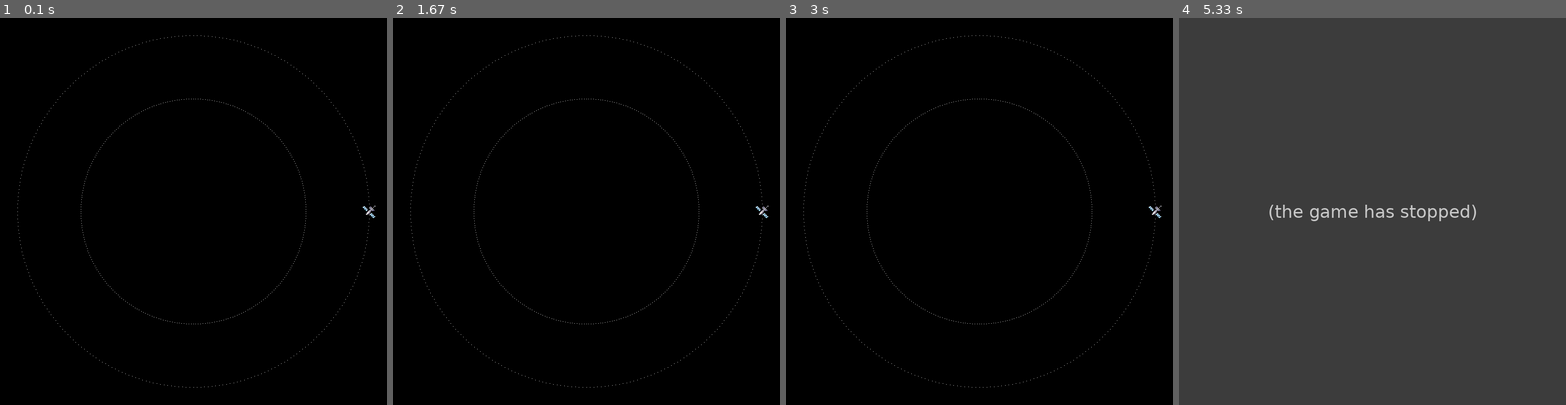
Above: before the commit, frames 1-4 (left to right).
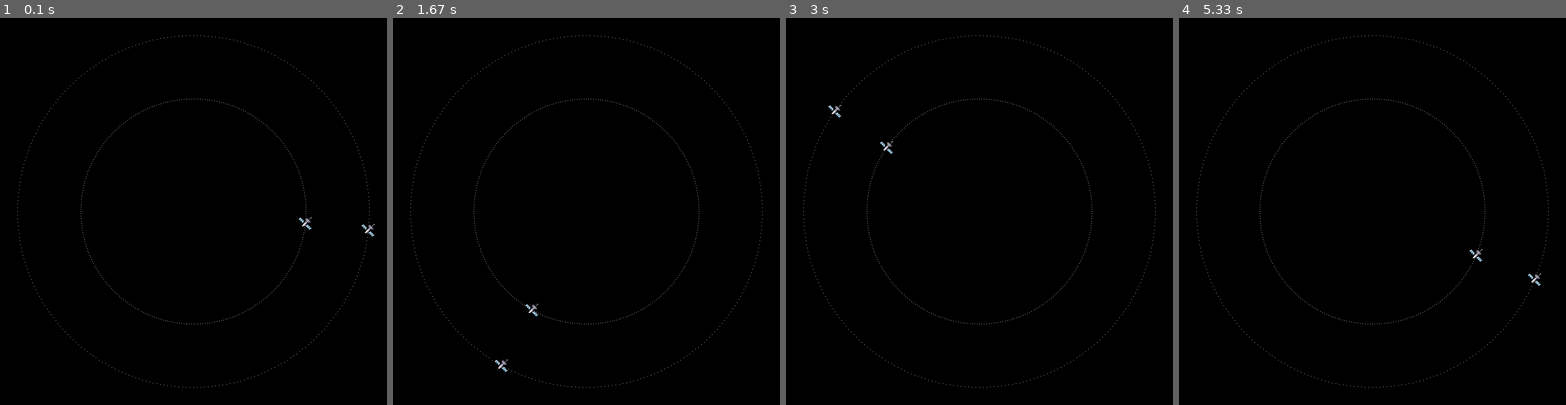
Above: after the commit, the same moments.

Repository: jpgtordilla/TransferOrbit
Game: pygame game, started from main.py
Same seed, same stepped clock (60 frames per second), same inputs: the game is played once before the commit and once after it.
Inputs:
- Up to frame 1 (0.1 s): no input
- Up to frame 2 (1.67 s): no input
- Up to frame 3 (3 s): no input
- Up to frame 4 (5.33 s): no input

The runs differ from the first frame. In frame 1, 0.1% of the frame differs, in the area x 77-97%, y 48-57%; in frame 2, 0.1%; in frame 3, 0.1%; in frame 4, 100%, in the area x 0-100%, y 0-100%.
Error before the commit: IndexError: list index out of range (satellite.py line 61); the game stopped at 5 s (later frames are placeholders)

Commit message:
working circular and elliptical orbit animations! But for parabolic and hyperbolic orbits, satellite flickers between points

Diff:
--- a/game_loop.py
+++ b/game_loop.py
@@ -73,17 +73,28 @@
         orbits = [circle, circle_small]
         self.graph_orbits(orbits, surface)
 
-        # satellite test
         sat = Satellite(circle, self.factor)
+        sat_small = Satellite(circle_small, self.factor)
 
         clock = pygame.time.Clock() # for frame rate
         while not esc:
             clock.tick(FPS)
-            sat.draw_satellite(surface)
+
+            surface.fill(BLACK) # wipe screen
+            self.graph_orbits(orbits, surface) # redraw orbit
+            sat.draw_satellite(surface) # draw satellite
+            sat_small.draw_satellite(surface)  # draw satellite
+
             pygame.display.update()
+
             for event in pygame.event.get():
                 if event.type == QUIT:
                     esc = True
                     pygame.quit()
 
-            sat.update_satellite()
+            sat.update_satellite() # update satellite position
+            sat_small.update_satellite()  # update satellite position
+
+"""ISSUES:
+- for parabolic and hyperbolic orbits, satellite flickers between points
+"""
--- a/satellite.py
+++ b/satellite.py
@@ -14,7 +14,7 @@
 
         self.image = pg.transform.scale(pg.image.load("sat-sprite.jpg").convert(), (self.width, self.height))
         self.image.set_colorkey(BLACK)
-        self.sat_rect = pg.Rect(self.x, self.y, self.width, self.width)
+        self.sat_rect = pg.Rect(self.get_x_coord(), self.get_y_coord(), self.width, self.width)
 
         self.orbit_points : list[list[float]] = self.orbit.get_orbit()
         self.current_index = 0 # track which orbit coordinate to use in the update method
@@ -33,6 +33,12 @@
     def set_y_coord(self, y_unscaled):
         self.y = self.translate_coord_y(y_unscaled)
 
+    def get_x_coord(self):
+        return self.x
+
+    def get_y_coord(self):
+        return self.y
+
     def set_orbit(self, new_orbit):
         """Set to a new orbit, as well as set orbit points, such as when transfer occurs"""
         self.orbit = new_orbit
@@ -50,7 +56,7 @@
 
     def set_orbit_index(self):
         """Increment the current orbit index"""
-        if self.current_index < len(self.orbit_points):
+        if self.current_index < len(self.orbit_points) - 1:
             self.current_index += 1
         else:
             self.current_index = 0
@@ -58,9 +64,6 @@
     def update_satellite(self):
         """update the satellite position based on the orbit position array"""
         self.set_orbit_index()
-        self.x = self.get_orbit_points()[self.get_orbit_index()][0]
-        self.y = self.get_orbit_points()[self.get_orbit_index()][1]
-
-"""ISSUES:
-- x is updating but the satellite graphic is not moving
-"""
+        self.set_x_coord(self.get_orbit_points()[self.get_orbit_index()][0])
+        self.set_y_coord(self.get_orbit_points()[self.get_orbit_index()][1])
+        self.sat_rect = pg.Rect(self.get_x_coord(), self.get_y_coord(), self.width, self.width)
